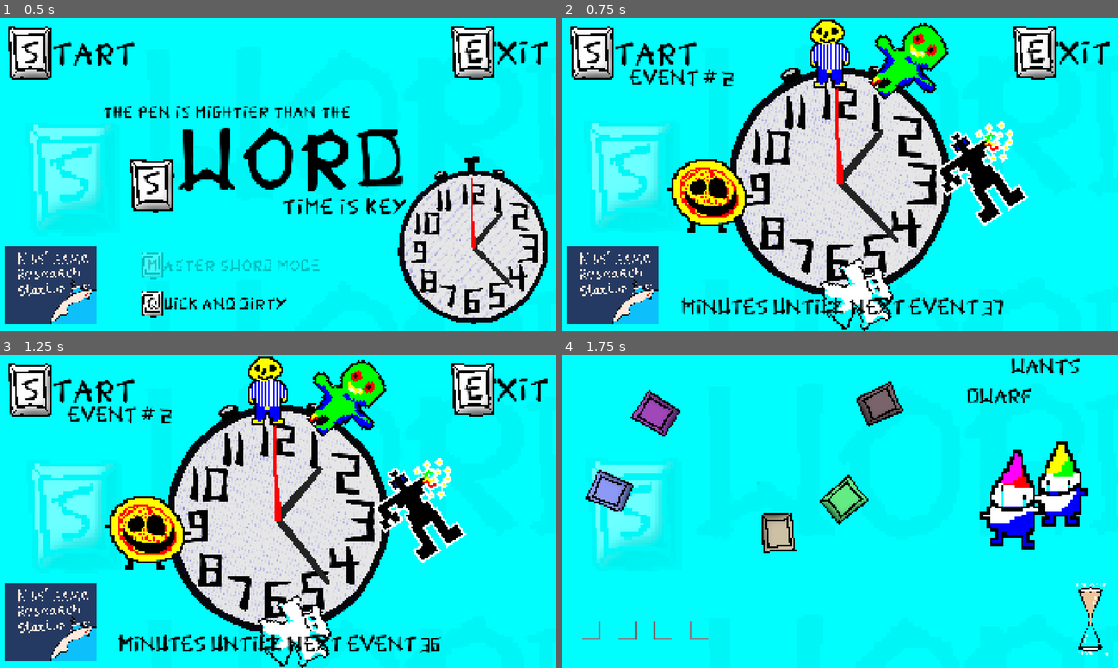
Above: before the commit, frames 1-4 (two rows, left to right).
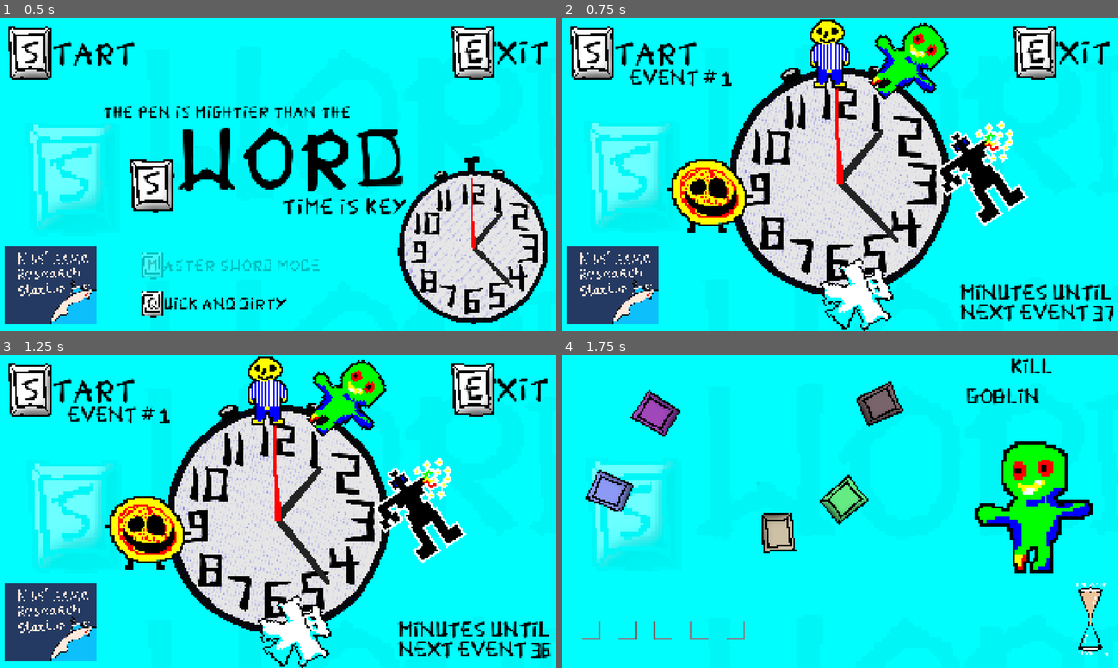
Above: after the commit, the same moments.

Repository: perlindgren/s_word
Game: Godot game, scene res://scenes/game_manager.tscn
The game is run twice, just before and just after one commit, with the same random seed, the same clock (stepped at 60 frames per second) and the same inputs.
Inputs (mouse positions are in pixels of both pictures, inside the frame that each line leads up to):
- Up to frame 1 (0.5 s): no input
- Up to frame 2 (0.75 s): click (589, 52) at 0.5 s
- Up to frame 3 (1.25 s): no input
- Up to frame 4 (1.75 s): click (589, 389) at 1.25 s

Frame 1 is identical in both runs. In frame 2, 2.2% of the frame differs, in the area x 21-100%, y 17-97%; in frame 3, 2.3%; in frame 4, 5.9%, in the area x 29-96%, y 1-91%.

Commit message:
game loop menu updated

Diff:
--- a/scenes/game_loop_menu.tscn
+++ b/scenes/game_loop_menu.tscn
@@ -310,15 +310,15 @@
 anchor_top = 8.915384
 anchor_right = 0.81567425
 anchor_bottom = 8.915384
-offset_left = 655.0
-offset_top = 965.0
-offset_right = 1276.0
-offset_bottom = 1061.0
+offset_left = 1372.0
+offset_top = 934.0
+offset_right = 1993.0
+offset_bottom = 1030.0
 grow_horizontal = 2
 grow_vertical = 2
 theme_override_fonts/font = SubResource("FontVariation_0xkhp")
 theme_override_font_sizes/font_size = 64
-text = "Some text"
+text = "MINUTES UNTIL"
 
 [node name="CurrentEvent" type="Label" parent="." unique_id=697777678]
 modulate = Color(0, 0, 0, 1)
--- a/scripts/game_loop_menu.gd
+++ b/scripts/game_loop_menu.gd
@@ -37,11 +37,11 @@
 	var seconds: int = fmod(s, 60)
 	var minutes: int = fmod(s/60, 60)
 	var hours: int = fmod(s/(60 * 60), 12)
-	GameState.event_nr = hours
+	GameState.event_nr = hours - 1
 
 	if minutes == 0 && seconds == 0:
 		print("new challenge ", hours)
 		Signals.to_game_loop.emit()
 
-	next_event.text = "MINUTES UNTILL NEXT EVENT " + str(60 - minutes)
+	next_event.text = "MINUTES UNTIL\nNEXT EVENT " + str(60 - minutes)
 	current_event.text = "EVENT # " + str(GameState.event_nr + 1)
